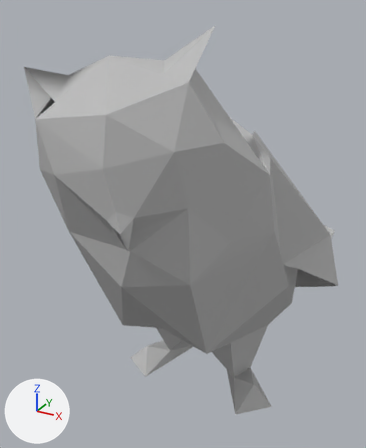
Renders of the FBX model Assets/Art/3D models/owl.fbx from each side of a commit.
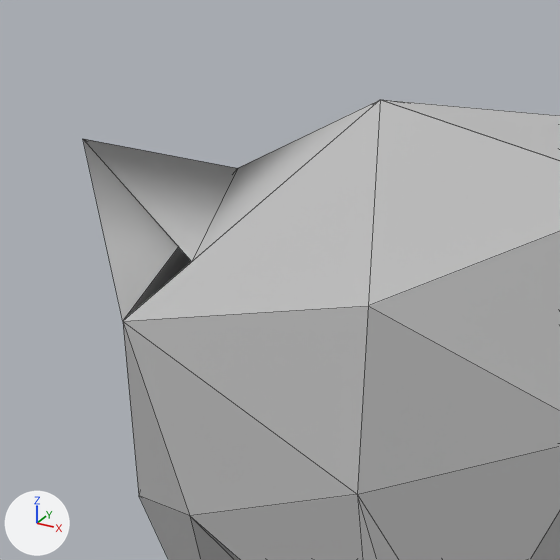
Old and new are each drawn whole from a 50 mm lens placed at (0.01139, -0.02588, 0.02862), pointed at (-0.00199, -0.00154, 0.01645) and again close up on the part from 0% to 44% of the width and 6% to 42% of the height. Lighting does not change. The marker at lower left points along +X, +Y and +Z. The close-ups show mesh edges as thin lines. Where no turn or scale is listed for an object, it has been applied to the vertices.

In view in the first close-up: 'owl'.
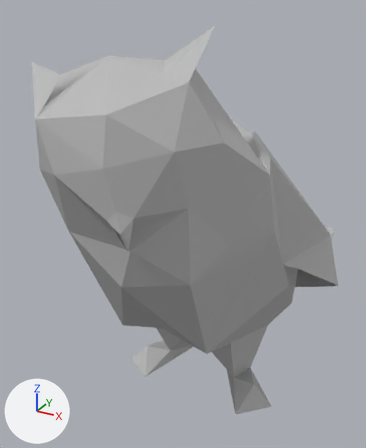
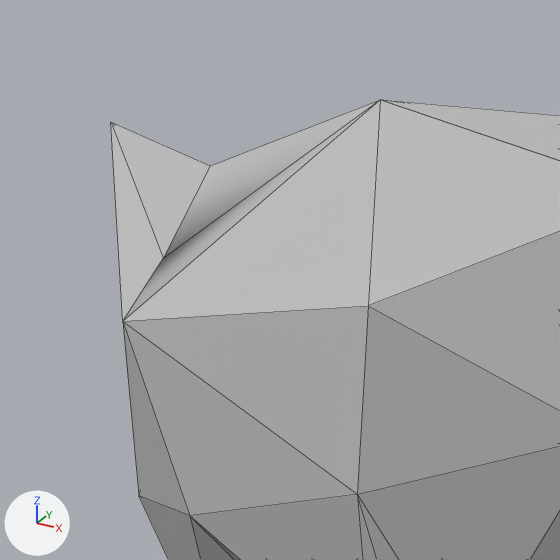
Edits to the scene script, one JSON object a line:
```json
{"block": "me_mesh", "where": "me_mesh.from_pydata(...)  # 127 vertices, 245 faces; spans x -0.008..0.0073, y -0.0125..0.012, z 0.0022..0.0232"}
{"block": "me_mesh", "where": "# used by ob_owl; location = (0.0, 0.0, 0.00461)"}
{"block": "me_mesh", "where": "# verts and faces of me_mesh; kept vertices keep their numbers, new ones are numbered from 127"}
{"block": "me_mesh", "where": "# before: 0 (-0.0026, -0.0119, 0.02) at pixel (122, 321), 1 (-0.0048, -0.01, 0.0216) at pixel (82, 138), 2 (-0.0026, -0.0098, 0.0213) at pixel (237, 168), 3 (-0.0021, -0.0113, 0.0206) at pixel (191, 261)"}
{"block": "me_mesh", "change": "me_mesh part 1"}
{"op": "add", "block": "me_mesh", "code": "delete_faces([(0, 1, 2), (0, 2, 3)])"}
{"op": "add", "block": "me_mesh", "code": "verts[1] = (-0.0043, -0.01, 0.0218)  # moved, pixel (110, 121)"}
{"op": "add", "block": "me_mesh", "code": "verts[2] = (-0.003, -0.0098, 0.0213)  # moved, pixel (210, 165)"}
{"op": "add", "block": "me_mesh", "code": "verts[3] = (-0.0025, -0.0113, 0.0206)  # moved, pixel (163, 258)"}
{"op": "add", "block": "me_mesh", "code": "faces += [(0, 3, 1)]"}
```

Location of each change, (x1, y1, x2, y2) in pixels of the close-ups (560 x 560 px):
```json
{"object": "owl", "change": "reshaped", "before": [83, 100, 560, 560], "after": [111, 100, 560, 560]}
{"part": 1, "of": "me_mesh", "change": "cut back", "before": [83, 100, 379, 321], "after": [111, 100, 379, 320]}
```
